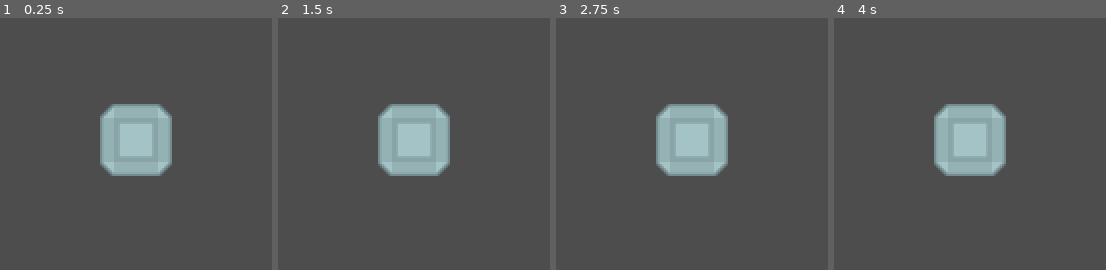
Above: before the commit, frames 1-4 (left to right).
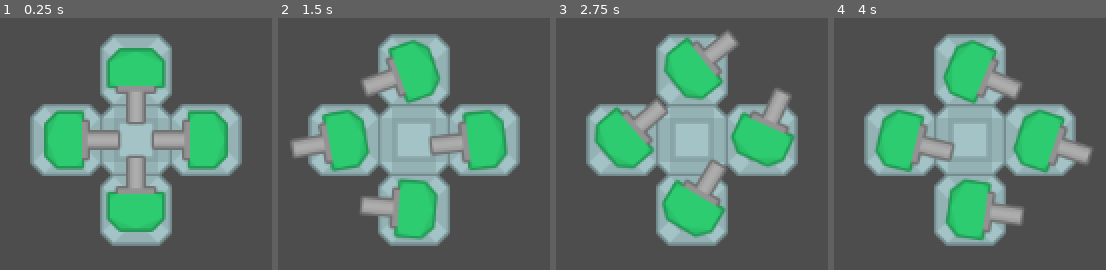
Above: after the commit, the same moments.

Repository: Quilfort/gamedevjs-2025
Game: Godot game, scene res://Scenes/central_cube.tscn
Same seed, same stepped clock (60 frames per second), same inputs: the game is played once before the commit and once after it.
Inputs (mouse positions are in pixels of both pictures, inside the frame that each line leads up to):
- Up to frame 1 (0.25 s): no input
- Up to frame 2 (1.5 s): tap Enter at 0.5 s; move the mouse to (outside the picture) at 0.52 s; tap Space at 1.25 s; move the mouse to (outside the picture) at 1.27 s
- Up to frame 3 (2.75 s): tap Enter at 2 s; move the mouse to (outside the picture) at 2.02 s
- Up to frame 4 (4 s): tap Space at 2.75 s; move the mouse to (outside the picture) at 2.77 s; tap Enter at 3.5 s; move the mouse to (outside the picture) at 3.52 s

The runs differ from the first frame. In frame 1, 30% of the frame differs, in the area x 11-89%, y 6-91%; in frame 2, 30%; in frame 3, 29%; in frame 4, 30%.

Commit message:
Add Towers and Movement with Enemy Pos

Diff:
--- a/gamedev-2025/Scenes/Tower/tower_basic.tscn
+++ b/gamedev-2025/Scenes/Tower/tower_basic.tscn
@@ -1,14 +1,17 @@
-[gd_scene load_steps=3 format=3 uid="uid://cs6ufkd60opqb"]
+[gd_scene load_steps=4 format=3 uid="uid://cs6ufkd60opqb"]
 
 [ext_resource type="Texture2D" uid="uid://rcv2oietns8y" path="res://Assets/Towers/towerDefense_tile181.png" id="1_ja1oa"]
+[ext_resource type="Script" path="res://Scripts/Tower/tower_basic.gd" id="1_m86w1"]
 [ext_resource type="Texture2D" uid="uid://dent1p16v4oft" path="res://Assets/Towers/towerDefense_tile249.png" id="2_yqusy"]
 
 [node name="TowerBasic" type="Node2D"]
+script = ExtResource("1_m86w1")
 
 [node name="Base" type="Sprite2D" parent="."]
 texture = ExtResource("1_ja1oa")
 
 [node name="Turret" type="Sprite2D" parent="."]
+unique_name_in_owner = true
 texture = ExtResource("2_yqusy")
 offset = Vector2(12, 0)
 
--- a/gamedev-2025/Scenes/battlefield.tscn
+++ b/gamedev-2025/Scenes/battlefield.tscn
@@ -1,3 +1,7 @@
-[gd_scene format=3 uid="uid://ddsk8ae4ansxg"]
+[gd_scene load_steps=2 format=3 uid="uid://ddsk8ae4ansxg"]
+
+[ext_resource type="PackedScene" uid="uid://bpkhmw5hdmf38" path="res://Scenes/central_cube.tscn" id="1_tkkmv"]
 
 [node name="Battlefield" type="Node2D"]
+
+[node name="CentralCube" parent="." instance=ExtResource("1_tkkmv")]
--- a/gamedev-2025/Scenes/central_cube.tscn
+++ b/gamedev-2025/Scenes/central_cube.tscn
@@ -1,7 +1,8 @@
-[gd_scene load_steps=3 format=3 uid="uid://bpkhmw5hdmf38"]
+[gd_scene load_steps=4 format=3 uid="uid://bpkhmw5hdmf38"]
 
-[ext_resource type="Script" path="res://Scenes/central_cube.gd" id="1_igjlm"]
+[ext_resource type="Script" path="res://Scripts/central_cube.gd" id="1_igjlm"]
 [ext_resource type="Texture2D" uid="uid://cb6dxeeg0h3ks" path="res://Assets/CentralCube/central-cube.png" id="1_pd8w8"]
+[ext_resource type="PackedScene" uid="uid://cs6ufkd60opqb" path="res://Scenes/Tower/tower_basic.tscn" id="3_3ws7f"]
 
 [node name="CentralCube" type="Node2D"]
 script = ExtResource("1_igjlm")
@@ -10,3 +11,25 @@
 texture = ExtResource("1_pd8w8")
 
 [node name="NorthSide" type="Node2D" parent="Sprite2D"]
+position = Vector2(0, -25)
+
+[node name="NorthTowerBasic" parent="Sprite2D/NorthSide" instance=ExtResource("3_3ws7f")]
+position = Vector2(0, -25)
+
+[node name="EastSide" type="Node2D" parent="Sprite2D"]
+position = Vector2(25, 0)
+
+[node name="EastTowerBasic" parent="Sprite2D/EastSide" instance=ExtResource("3_3ws7f")]
+position = Vector2(25, 0)
+
+[node name="SouthSide" type="Node2D" parent="Sprite2D"]
+position = Vector2(0, 25)
+
+[node name="SouthTowerBasic" parent="Sprite2D/SouthSide" instance=ExtResource("3_3ws7f")]
+position = Vector2(0, 25)
+
+[node name="WestSide" type="Node2D" parent="Sprite2D"]
+position = Vector2(-25, 0)
+
+[node name="EastTowerBasic" parent="Sprite2D/WestSide" instance=ExtResource("3_3ws7f")]
+position = Vector2(-25, 0)
--- /dev/null
+++ b/gamedev-2025/Scripts/Tower/tower_basic.gd
@@ -0,0 +1 @@
+extends "res://Scripts/Tower/towers.gd"
--- /dev/null
+++ b/gamedev-2025/Scripts/Tower/towers.gd
@@ -0,0 +1,17 @@
+extends Node2D
+
+# Called when the node enters the scene tree for the first time.
+func _ready() -> void:
+	pass # Replace with function body.
+
+
+# Called every frame. 'delta' is the elapsed time since the previous frame.
+func _process(delta: float) -> void:
+	pass
+
+func _physics_process(delta: float) -> void:
+	turn()
+
+func turn():
+	var enemy_position = get_global_mouse_position()
+	%Turret.look_at(enemy_position)
Renamed: gamedev-2025/Scenes/central_cube.gd -> gamedev-2025/Scripts/central_cube.gd
